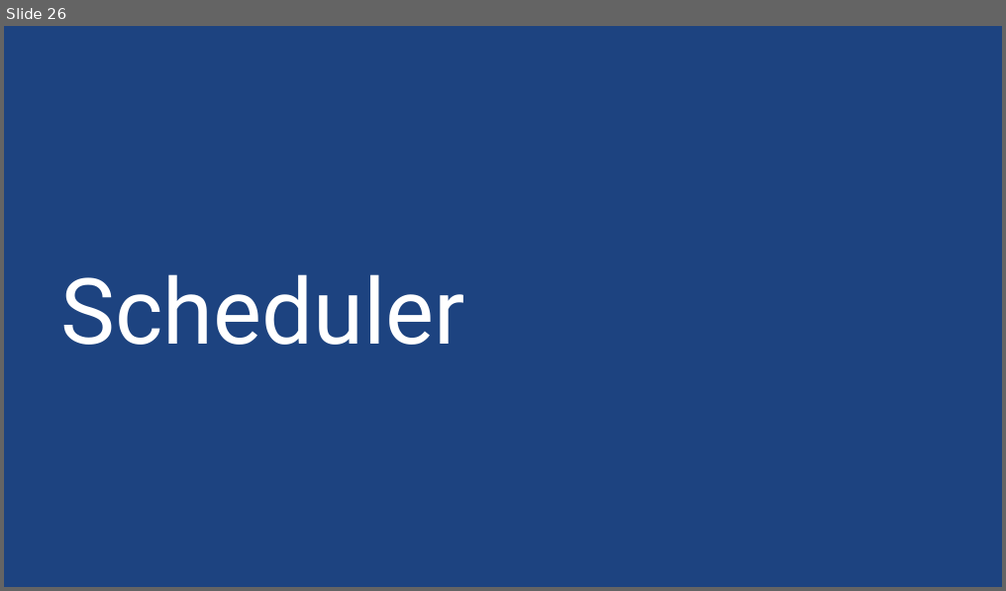
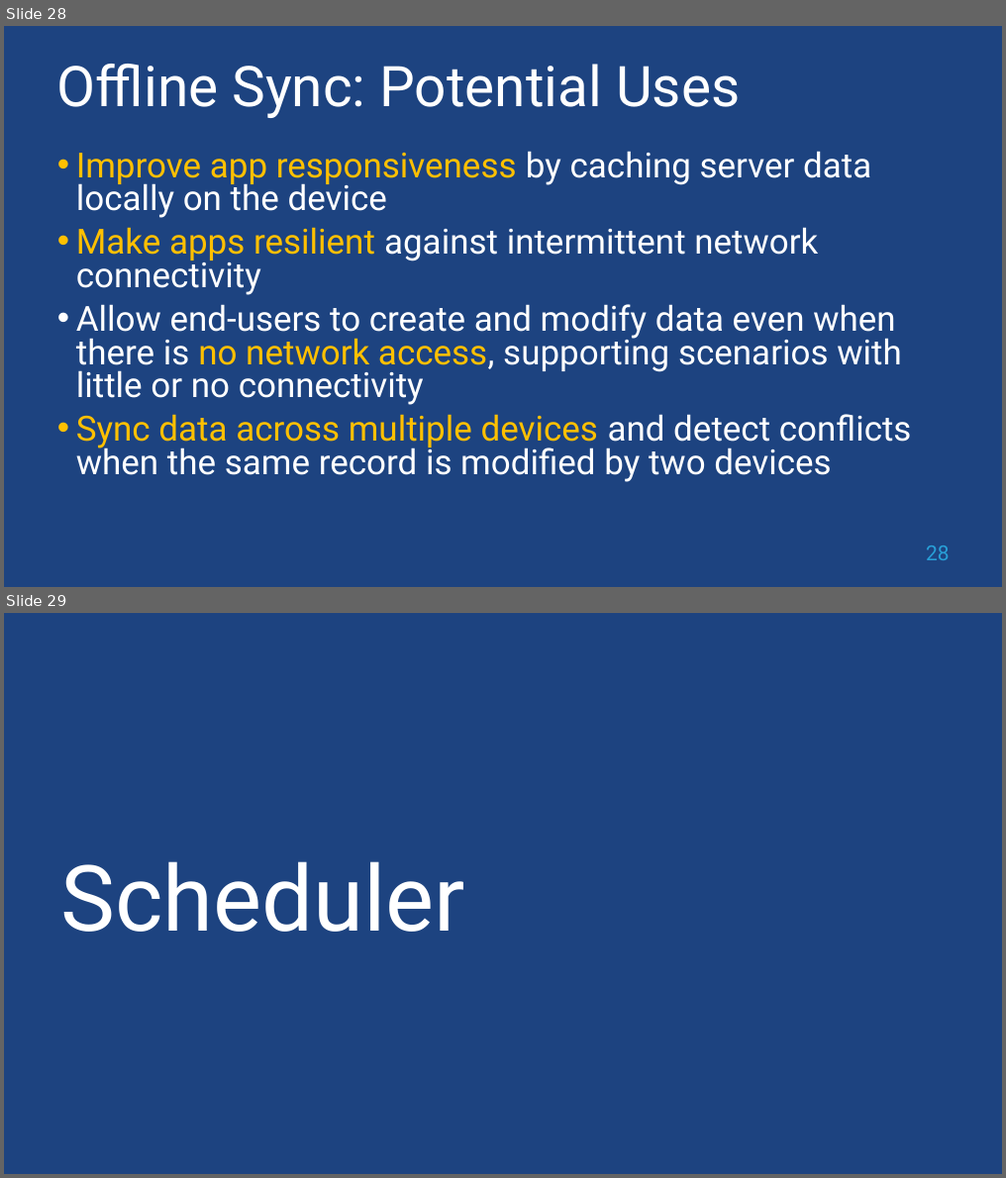
Before and after one commit to sack212/BasicAzureCamp, a slide deck: Mobile/Mobile.pptx. Shown one above the other, each under a label of ours: slide 26 before the commit, slides 28 and 29 after it. The pictures are 1006x591 and 1006x1178 pixels, drawn with LibreOffice and Linux fonts; fonts in the diff are those of the drawing; background and template pictures are left out. Boxes give left, top, right and bottom in pixels: in the first picture for what was removed or moved away, otherwise in the second. Text is boxed around its words. In the diff, an @@ line names an element or a change of style, - is before the commit and + after.

Commit message:
Updated Mobile deck: offline sync, script source control, resource broker

```diff
--- a/Mobile/Mobile.pptx
+++ b/Mobile/Mobile.pptx
@@ slide 28 added at <box>4,26,1002,587</box>, background picture (left out) @@
@@ title added at <box>57,64,740,118</box>, 54 pt, text #FFFFFF @@
+Offline Sync: Potential Uses
@@ text added at <box>76,151,912,482</box>, 33.3 pt, text #FFFFFF @@
+• Improve app responsiveness by caching server data locally on the device
+• Make apps resilient against intermittent network connectivity
+• Allow end-users to create and modify data even when there is no network access, supporting scenarios with little or no connectivity
+• Sync data across multiple devices and detect conflicts when the same record is modified by two devices
@@ page number added at <box>926,546,949,561</box>, 20 pt, text #289FD7 @@
+28
@@ what was slide 26 is now slide 29 @@
```
Also in this commit, not shown: 2 slides changed, 2 other slides added, 1 other file.
